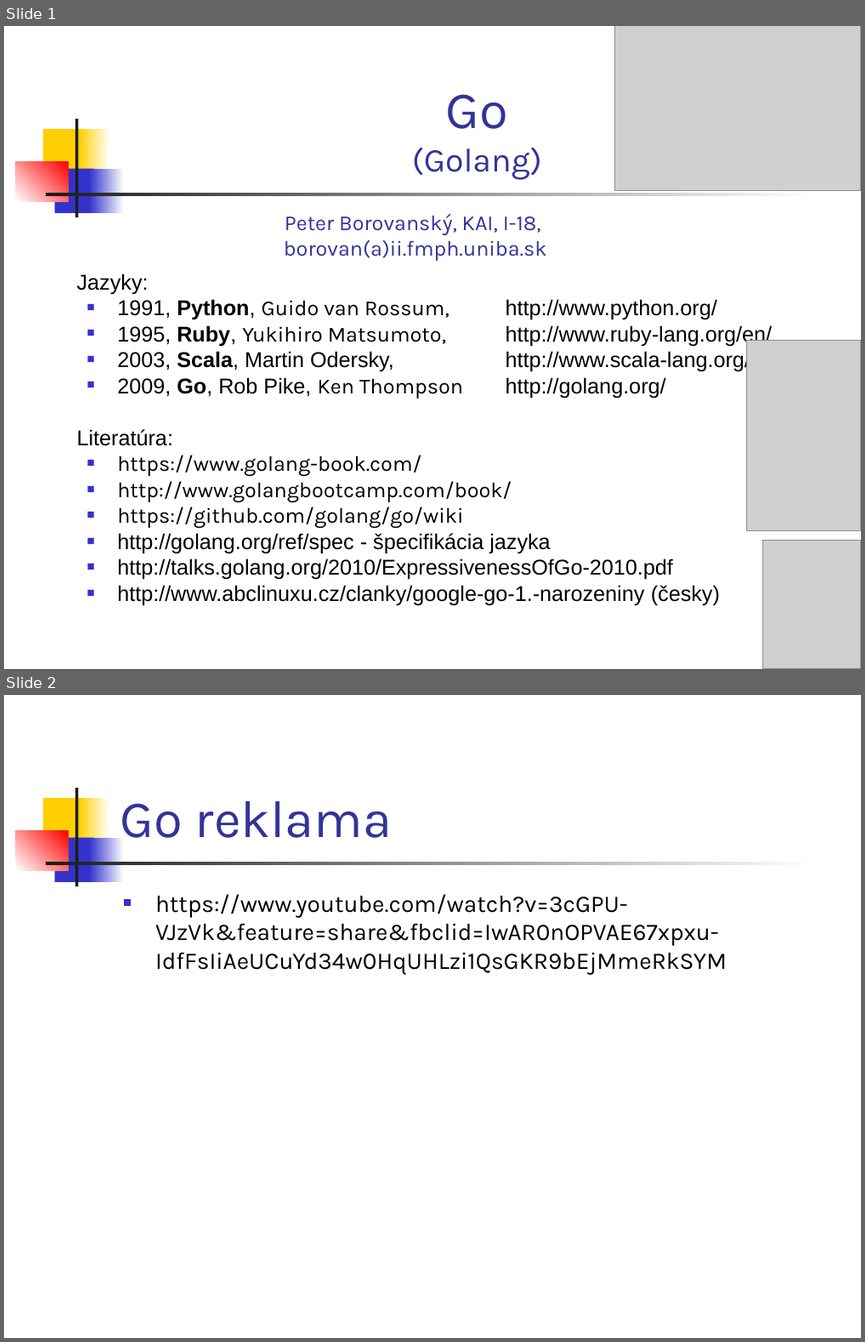
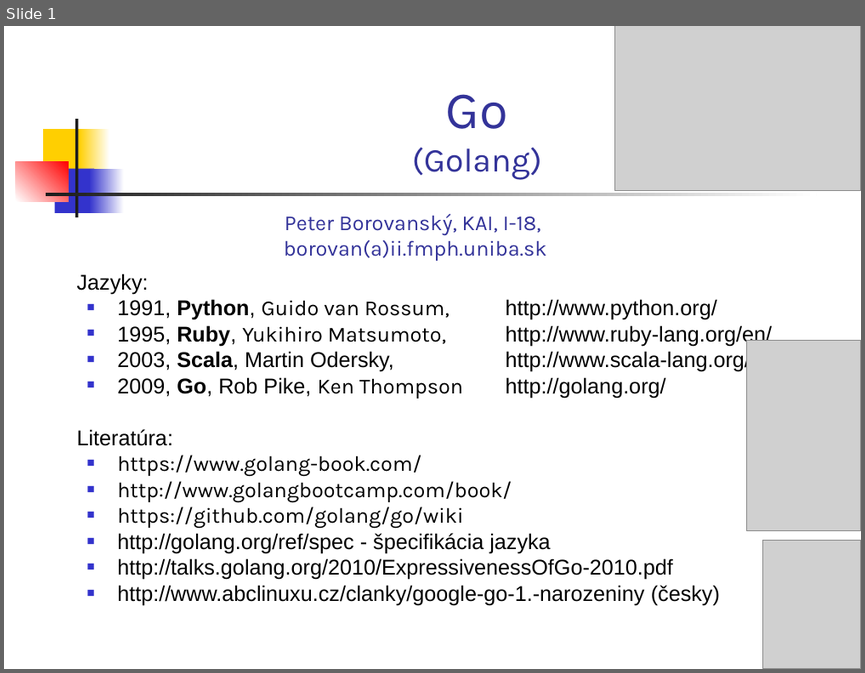
Before and after one commit to paradigmy/Prednasky, a slide deck: 02/go1.ppt. Shown one above the other, each under a label of ours: slides 1 and 2 before the commit, slide 1 after it. The pictures are 865x1342 and 865x673 pixels, drawn with LibreOffice and Linux fonts; fonts in the diff are those of the drawing; grey boxes stand for pictures. Boxes give left, top, right and bottom in pixels: in the first picture for what was removed or moved away, otherwise in the second. Text is boxed around its words. In the diff, an @@ line names an element or a change of style, - is before the commit and + after.

```diff
--- a/02/go1.ppt
+++ b/02/go1.ppt
@@ slide 2 removed at [4,695,861,1338], background #FFFFFF; not listed: 7 template elements that a slide beside it also shows @@
@@ title removed at [120,801,392,838] @@
-Go reklama
@@ text removed at [155,894,726,975] @@
-■ https://www.youtube.com/watch?v=3cGPU-VJzVk&feature=share&fbclid=IwAR0nOPVAE67xpxu-IdfFsIiAeUCuYd34w0HqUHLzi1QsGKR9bEjMmeRkSYM
```
Also in this commit, not shown: 5 slides changed, 8 other slides removed, 3 other files.
